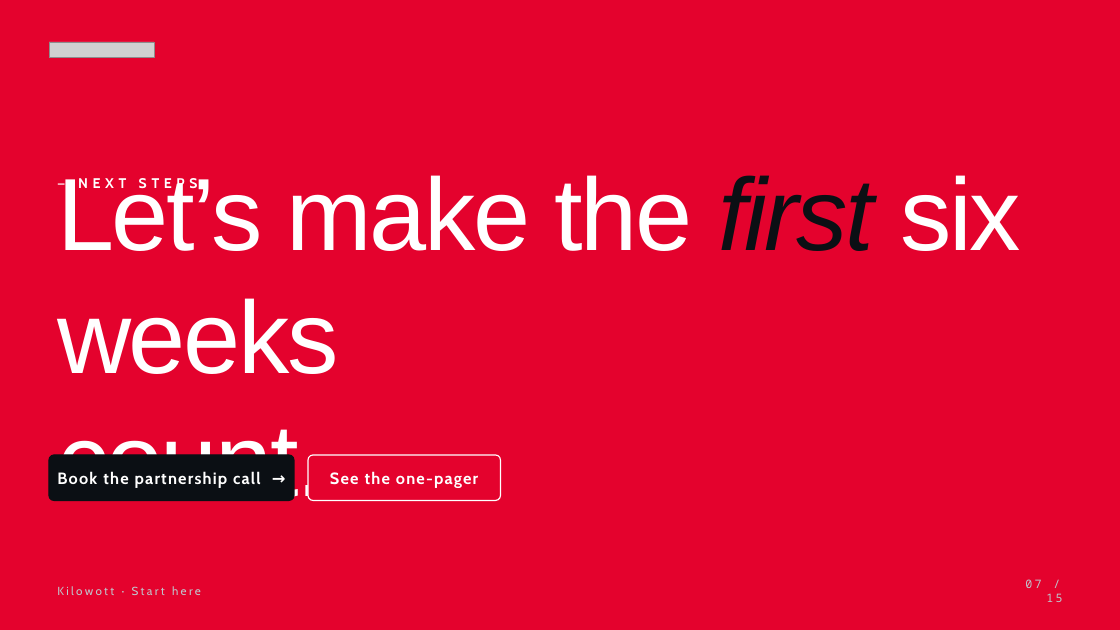
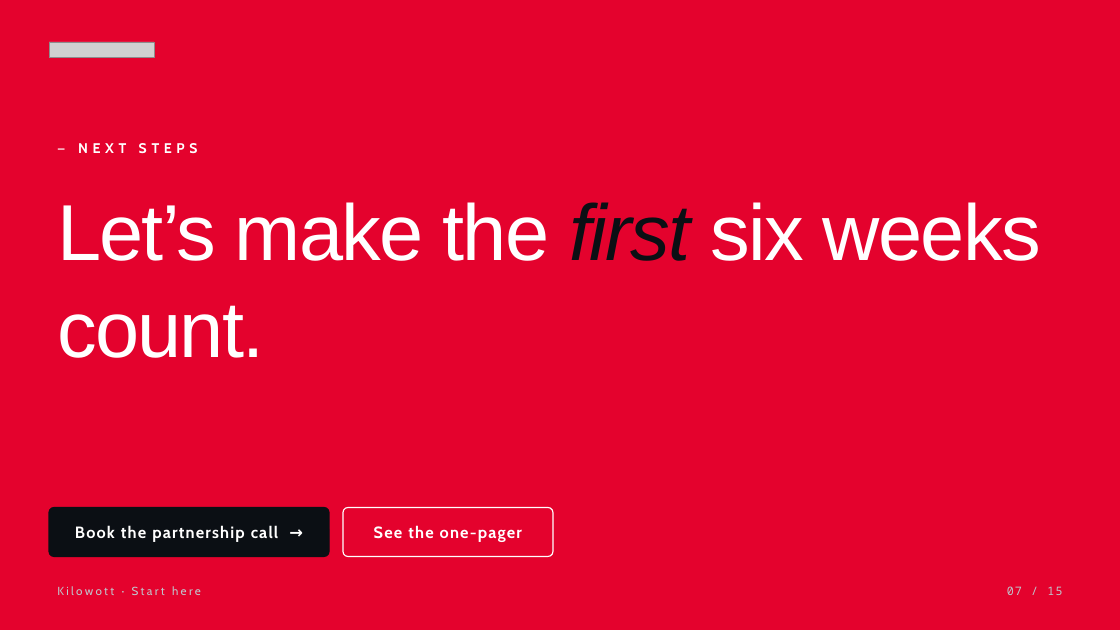
Before and after one commit to zoeytad/kilowott-design-system, a slide deck: slide 7 of project/downloads/kilowott-deck-template.pptx. Drawn at 1120x630 pixels with LibreOffice and Linux fonts; fonts in the diff are those of the drawing; grey boxes stand for pictures. Boxes give left, top, right and bottom in pixels: in the first picture for what was removed or moved away, otherwise in the second. Text is boxed around its words. In the diff, an @@ line names an element or a change of style, - is before the commit and + after.

```diff
--- a/project/downloads/kilowott-deck-template.pptx
+++ b/project/downloads/kilowott-deck-template.pptx
@@ text "— NEXT STEPS": place and size @@
-text "— NEXT STEPS" at bbox=[78, 178, 198, 192]
+text "— NEXT STEPS" at bbox=[78, 143, 198, 154]
@@ text "Let’s make the first six ...": place and size @@
-text "Let’s make the first six ..." at bbox=[57, 175, 1021, 501]
+text "Let’s make the first six ..." at bbox=[57, 202, 1041, 358]
@@ text "Let’s make the first six ..." at bbox=[57, 202, 1041, 358]: size 88 to 68 pt, letter spacing -2 to -1.5 pt; line spacing 1 to 1.02; vertical alignment middle to top @@
@@ text "Book the partnership call →": place and size @@
-text "Book the partnership call →" at bbox=[57, 471, 261, 488]
+text "Book the partnership call →" at bbox=[75, 525, 279, 542]
@@ rounded rectangle: place and size @@
-rounded rectangle at bbox=[49, 455, 294, 501]
+rounded rectangle at bbox=[49, 507, 329, 556]
@@ rounded rectangle at bbox=[49, 507, 329, 556]: proportions changed @@
@@ text "See the one-pager": place and size @@
-text "See the one-pager" at bbox=[330, 471, 478, 488]
+text "See the one-pager" at bbox=[374, 525, 522, 542]
@@ rounded rectangle at bbox=[343, 507, 553, 556]: proportions changed @@
@@ rounded rectangle: place and size @@
-rounded rectangle at bbox=[308, 455, 501, 501]
+rounded rectangle at bbox=[343, 507, 553, 556]
@@ text "07 / 15": place and size @@
-text "07 / 15" at bbox=[1025, 579, 1062, 602]
+text "07 / 15" at bbox=[1007, 586, 1062, 595]
@@ text "07 / 15" at bbox=[1007, 586, 1062, 595]: letter spacing 2 to 1 pt @@
```
Also in this commit, not shown: 14 other slides changed.
